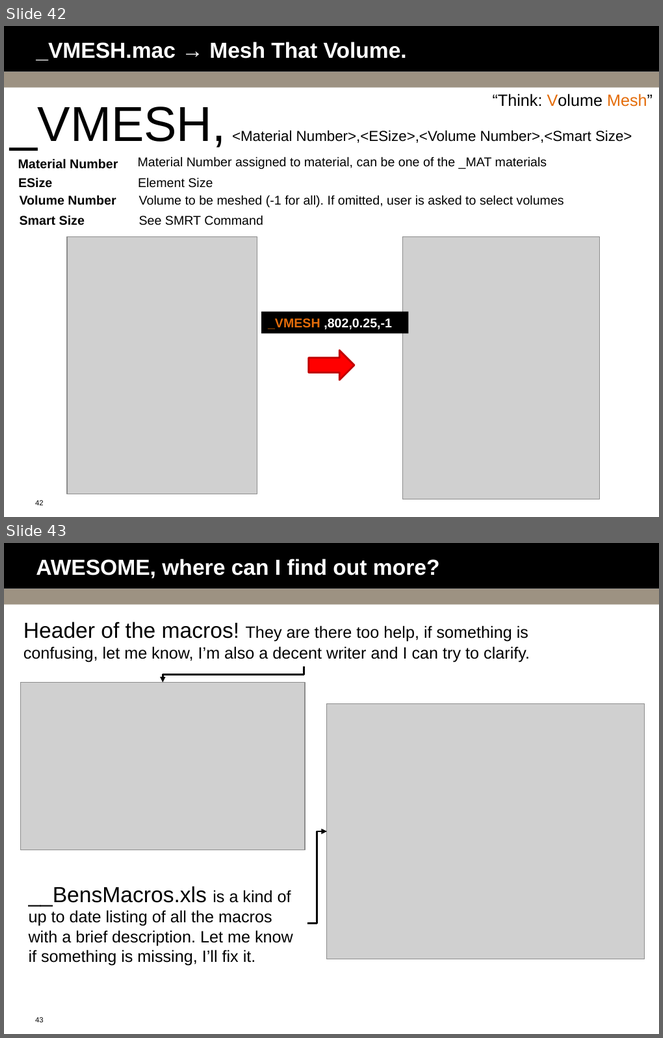
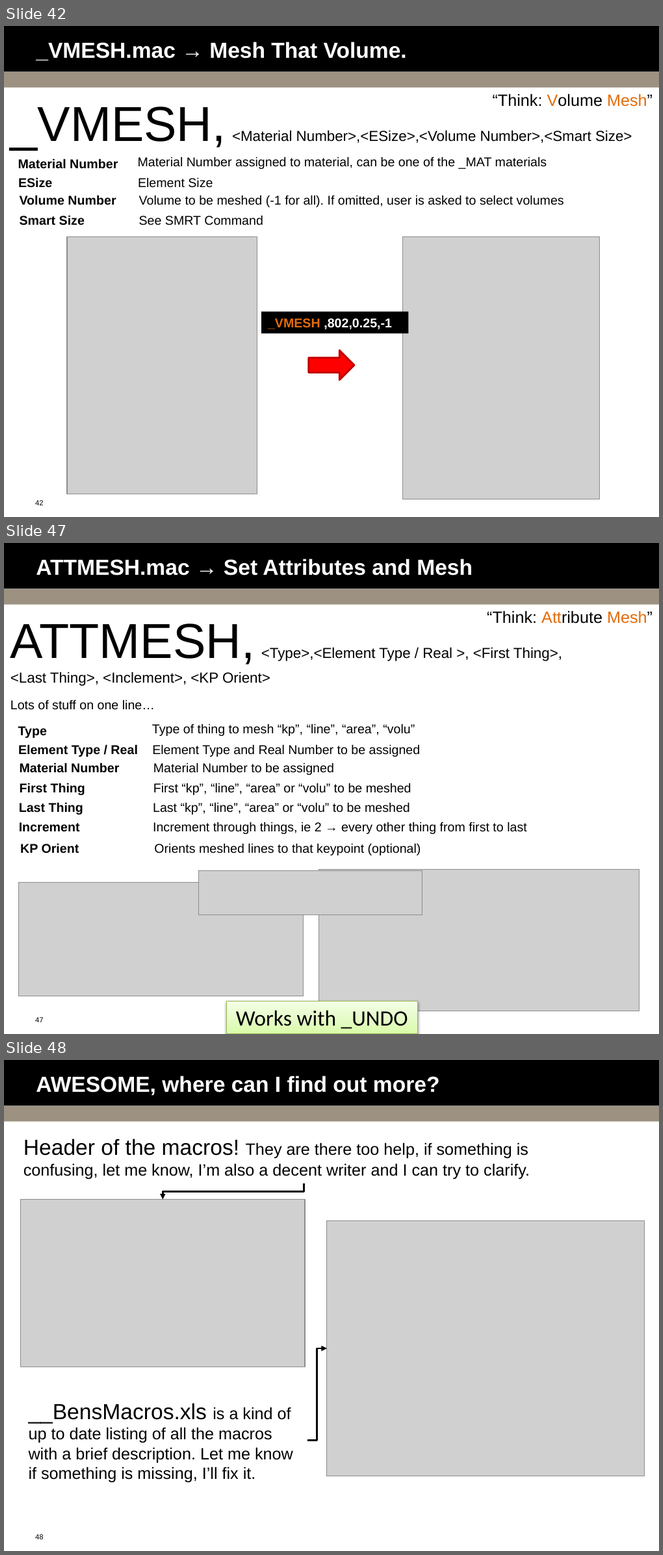
Before and after one commit to bguest/ansys-macros, a slide deck: Macro-Mania.pptx. Shown one above the other, each under a label of ours: slides 42 and 43 before the commit, slides 42, 47 and 48 after it; the slides between them are not shown. The pictures are 663x1038 and 663x1555 pixels, drawn with LibreOffice and Linux fonts; fonts in the diff are those of the drawing; grey boxes stand for pictures; background and template pictures are left out. Boxes give left, top, right and bottom in pixels: in the first picture for what was removed or moved away, otherwise in the second. Text is boxed around its words. In the diff, an @@ line names an element or a change of style, - is before the commit and + after.

```diff
--- a/Macro-Mania.pptx
+++ b/Macro-Mania.pptx
@@ slide 47 added at <box>4,543,659,1034</box>, background #FFFFFF; not listed: 3 template elements that a slide beside it also shows @@
@@ title added at <box>36,559,473,575</box>, 24 pt, text #FFFFFF, bold @@
+ATTMESH.mac → Set Attributes and Mesh
@@ text added at <box>487,611,653,624</box>, 18 pt, text #000000 @@
+“Think: Attribute Mesh”
@@ text added at <box>10,624,562,686</box>, 16 pt, text #000000 @@
+ATTMESH, <Type>,<Element Type / Real >, <First Thing>,
+<Last Thing>, <Inclement>, <KP Orient>
@@ text added at <box>10,700,155,710</box>, 14 pt, text #000000 @@
+Lots of stuff on one line…
@@ text added at <box>18,726,47,738</box>, 14 pt, text #000000, bold @@
+Type
@@ text added at <box>152,724,415,736</box>, 14 pt, text #000000 @@
+Type of thing to mesh “kp”, “line”, “area”, “volu”
@@ text added at <box>18,745,137,757</box>, 14 pt, text #000000, bold @@
+Element Type / Real
@@ text added at <box>152,745,421,757</box>, 14 pt, text #000000 @@
+Element Type and Real Number to be assigned
@@ text added at <box>20,763,119,773</box>, 14 pt, text #000000, bold @@
+Material Number
@@ text added at <box>154,763,334,775</box>, 14 pt, text #000000 @@
+Material Number to be assigned
@@ text added at <box>20,783,85,795</box>, 14 pt, text #000000, bold @@
+First Thing
@@ text added at <box>154,783,412,795</box>, 14 pt, text #000000 @@
+First “kp”, “line”, “area” or “volu” to be meshed
@@ text added at <box>19,802,83,815</box>, 14 pt, text #000000, bold @@
+Last Thing
@@ text added at <box>153,802,410,815</box>, 14 pt, text #000000 @@
+Last “kp”, “line”, “area” or “volu” to be meshed
@@ text added at <box>19,823,80,832</box>, 14 pt, text #000000, bold @@
+Increment
@@ text added at <box>153,822,527,834</box>, 14 pt, text #000000 @@
+Increment through things, ie 2 → every other thing from first to last
@@ text added at <box>20,843,79,854</box>, 14 pt, text #000000, bold @@
+KP Orient
@@ text added at <box>154,843,421,856</box>, 14 pt, text #000000 @@
+Orients meshed lines to that keypoint (optional)
@@ picture added at <box>198,871,422,915</box> @@
@@ picture added at <box>319,869,640,1012</box> @@
@@ picture added at <box>19,883,304,997</box> @@
@@ rectangle added at <box>227,1002,418,1034</box>, fill gradient #DAFDA7 to #E4FCC2 to #F5FFE7, outline #98B955 0.75 pt, 24 pt, text #000000 @@
+Works with _UNDO
@@ what was slide 43 is now slide 48 @@
@@ page number at <box>35,1534,43,1540</box>: text changed @@
-43
+48
```
Also in this commit, not shown: 4 other slides added, 4 other files.
